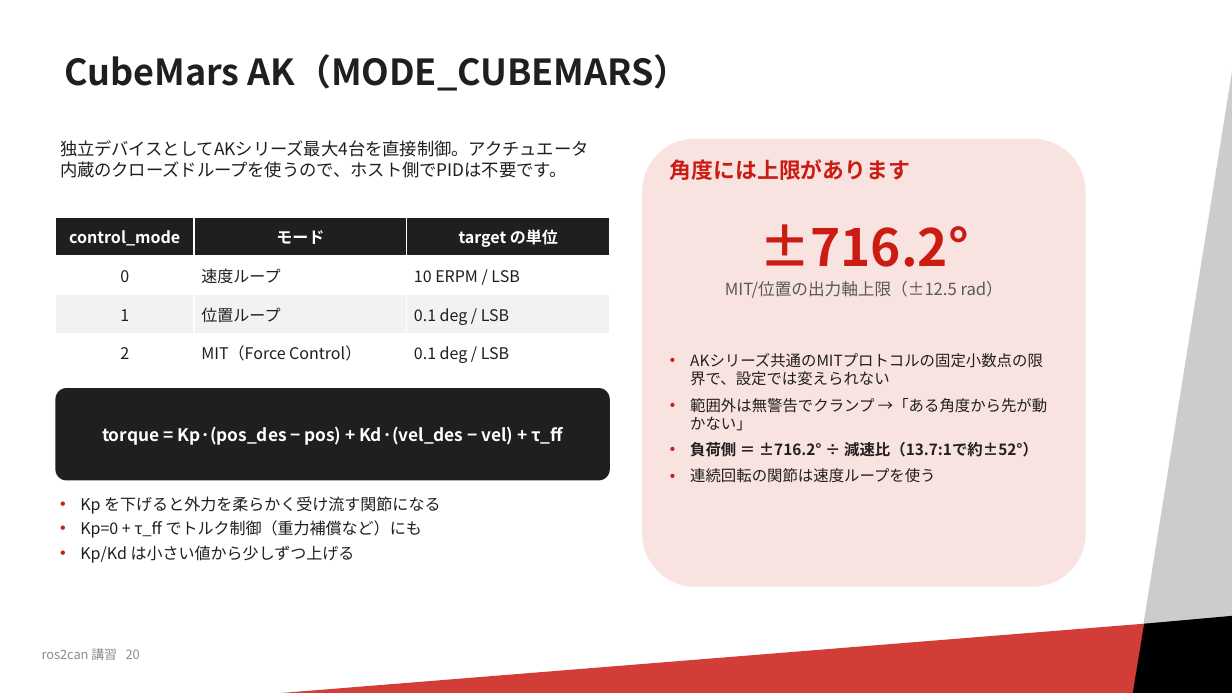
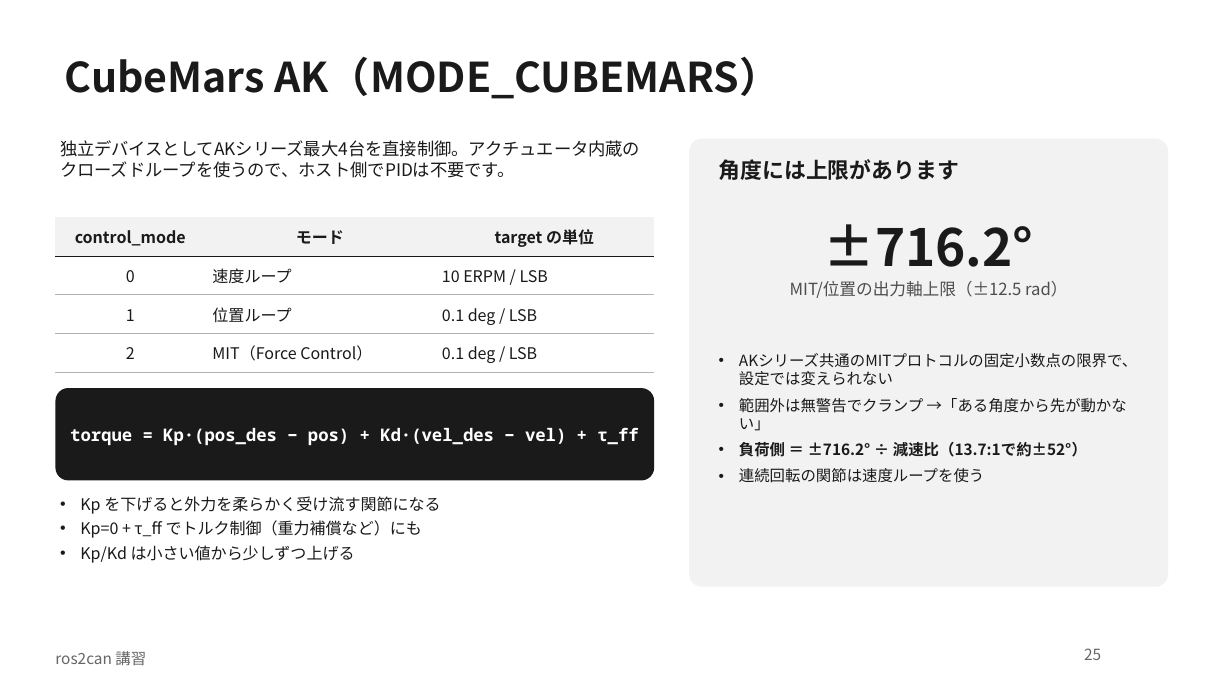
Before and after one commit to RRST-NHK-Project/rrst-ros2-ws-practice, a slide deck: slide 25 of docs/ros2can講習.pptx (slide 20 before the commit). Drawn at 1232x693 pixels with LibreOffice and Linux fonts; fonts in the diff are those of the drawing; background and template pictures are left out. Boxes give left, top, right and bottom in pixels: in the first picture for what was removed or moved away, otherwise in the second. Text is boxed around its words. In the diff, an @@ line names an element or a change of style, - is before the commit and + after.

Commit message:
講習資料

```diff
--- a/docs/ros2can講習.pptx
+++ b/docs/ros2can講習.pptx
@@ rectangle removed at box(1042, 17, 1232, 693) @@
@@ title "CubeMars AK（MODE_CUBEMARS）" at box(65, 57, 780, 99): size 28 to 32 pt, text colour #1F1F1F to #1A1A1A; line spacing 0.9 to 1 @@
@@ text "独立デバイスとしてAKシリーズ最大4台を直接制御。アクチュエータ内蔵のクローズドループを使うので、ホスト側でPIDは不要 ..." at box(60, 140, 640, 178): text colour #1F1F1F to #1A1A1A @@
@@ rounded rectangle: place and size @@
-rounded rectangle at box(642, 139, 1086, 587)
+rounded rectangle at box(689, 139, 1168, 587)
@@ rounded rectangle at box(689, 139, 1168, 587): fill #F9E3E1 to #F2F2F2; proportions changed @@
@@ text "角度には上限があります" at box(719, 159, 959, 180): text colour #CB1C14 to #1A1A1A @@
@@ text "角度には上限があります": place and size @@
-text "角度には上限があります" at box(670, 159, 910, 180)
+text "角度には上限があります" at box(719, 159, 959, 180)
@@ text "±716.2°": place and size @@
-text "±716.2°" at box(759, 224, 969, 267)
+text "±716.2°" at box(824, 224, 1034, 267)
@@ text "±716.2°" at box(824, 224, 1034, 267): text colour #CB1C14 to #1A1A1A @@
@@ table at box(55, 217, 654, 372) @@
@@ fill #1F1F1F to #F2F2F2 in row 1 @@
@@ fill #FFFFFF to none in 6 cells @@
@@ fill #F2F2F2 to none in row 3 @@
@@ text colour #FFFFFF to #1A1A1A in "control_mode", "モード", "target の単位" @@
@@ text colour #1F1F1F to #1A1A1A in "0", "速度ループ", "10 ERPM / LSB", "1" and 5 more places @@
@@ borders changed @@
@@ table: place and size @@
-table at box(55, 217, 610, 372)
+table at box(55, 217, 654, 372)
@@ text "MIT/位置の出力軸上限（±12.5 rad）": place and size @@
-text "MIT/位置の出力軸上限（±12.5 rad）" at box(725, 281, 1003, 298)
+text "MIT/位置の出力軸上限（±12.5 rad）" at box(790, 281, 1067, 298)
@@ text "MIT/位置の出力軸上限（±12.5 rad）" at box(790, 281, 1067, 298): text colour #595959 to #4D4D4D @@
@@ text "AKシリーズ共通のMITプロトコルの固定小数点の限界で、設定では変えられない" at box(739, 353, 1137, 483): text colour #1F1F1F to #1A1A1A; bullet colour #CB1C14 to #1A1A1A @@
@@ text "AKシリーズ共通のMITプロトコルの固定小数点の限界で、設定では変えられない": place and size @@
-text "AKシリーズ共通のMITプロトコルの固定小数点の限界で、設定では変えられない" at box(690, 371, 1047, 483)
+text "AKシリーズ共通のMITプロトコルの固定小数点の限界で、設定では変えられない" at box(739, 353, 1137, 483)
@@ rounded rectangle "torque = Kp·(pos_des − pos) ...": place and size @@
-rounded rectangle "torque = Kp·(pos_des − pos) ..." at box(55, 388, 610, 481)
+rounded rectangle "torque = Kp·(pos_des − pos) ..." at box(55, 388, 654, 481)
@@ rounded rectangle "torque = Kp·(pos_des − pos) ..." at box(55, 388, 654, 481): font Noto Sans CJK JP to Noto Sans Mono; fill #1F1F1F to #1A1A1A; proportions changed @@
@@ text "Kp を下げると外力を柔らかく受け流す関節になる" at box(80, 496, 440, 563): text colour #1F1F1F to #1A1A1A; bullet colour #CB1C14 to #1A1A1A @@
@@ rectangle removed at box(52, 610, 1232, 693) @@
@@ parallelogram removed at box(1117, 610, 1232, 693) @@
@@ text removed at box(42, 648, 140, 660) @@
-ros2can 講習 20
@@ text added at box(55, 651, 146, 665), 12 pt, text #666666 @@
+ros2can 講習
@@ page number added at box(1084, 648, 1101, 660), 12 pt, text #666666 @@
+25
```
Also in this commit, not shown: 22 other slides changed, 12 slides added, 2 other files.
